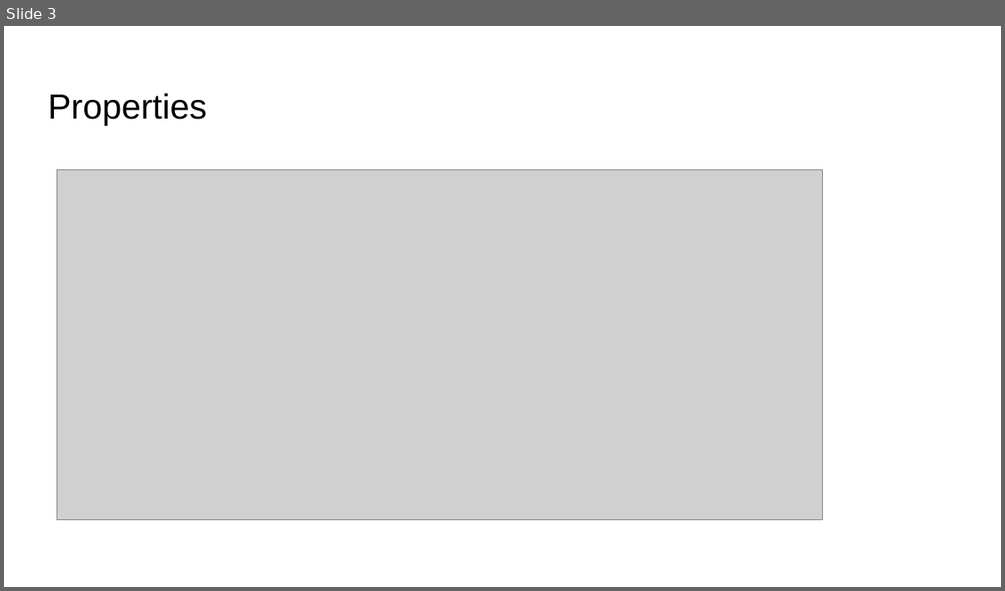
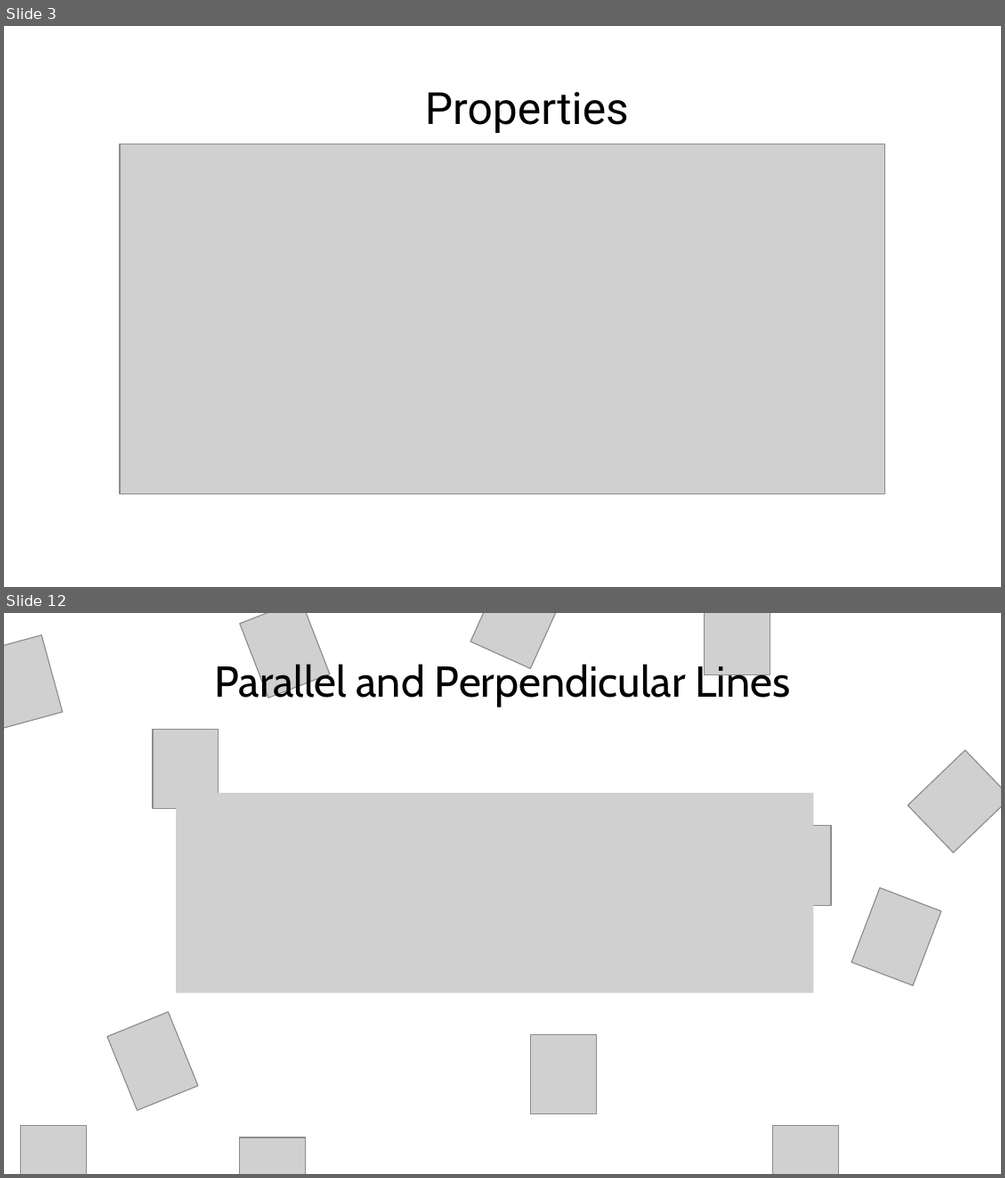
Before and after one commit to AnrozPerson/Classifying-Shapes-from-Coordinates, a slide deck: CAT T3 Design.pptx. Shown one above the other, each under a label of ours: slide 3 before the commit, slides 3 and 12 after it; the slides between them are not shown. The pictures are 1005x591 and 1005x1178 pixels, drawn with LibreOffice and Linux fonts; fonts in the diff are those of the drawing; grey boxes stand for pictures; background and template pictures are left out. Boxes give left, top, right and bottom in pixels: in the first picture for what was removed or moved away, otherwise in the second. Text is boxed around its words. In the diff, an @@ line names an element or a change of style, - is before the commit and + after.

```diff
--- a/CAT T3 Design.pptx
+++ b/CAT T3 Design.pptx
@@ slide 12 added at bbox=[4, 613, 1001, 1174], background #FFFFFF @@
@@ text added at bbox=[215, 659, 791, 706], 31.2 pt, text #000000 @@
+Parallel and Perpendicular Lines
@@ picture added at bbox=[176, 793, 813, 993] @@
@@ group added at bbox=[4, 613, 1001, 1174]: 13 pictures @@
@@ slide 3 changed as well @@
@@ text "Properties": place and size @@
-text "Properties" at bbox=[48, 93, 207, 126]
+text "Properties" at bbox=[425, 92, 629, 133]
@@ text "Properties" at bbox=[425, 92, 629, 133]: size 25.2 to 32 pt, font Arial to Roboto @@
@@ picture: place and size @@
-picture at bbox=[57, 169, 823, 519]
+picture at bbox=[120, 143, 885, 493]
```
Also in this commit, not shown: 5 other slides changed, 7 other slides added, 4 slides removed, 1 other file.
